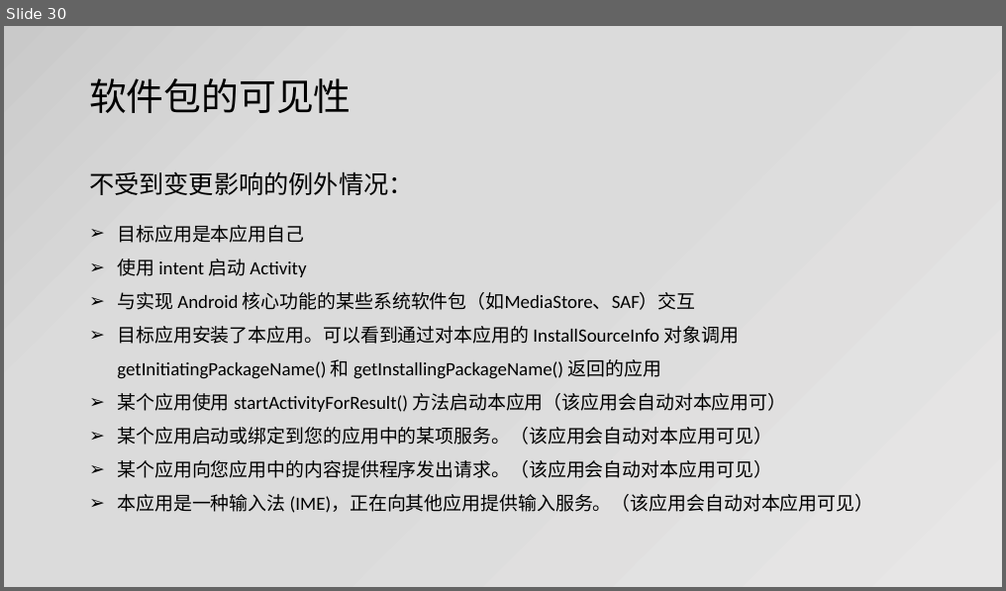
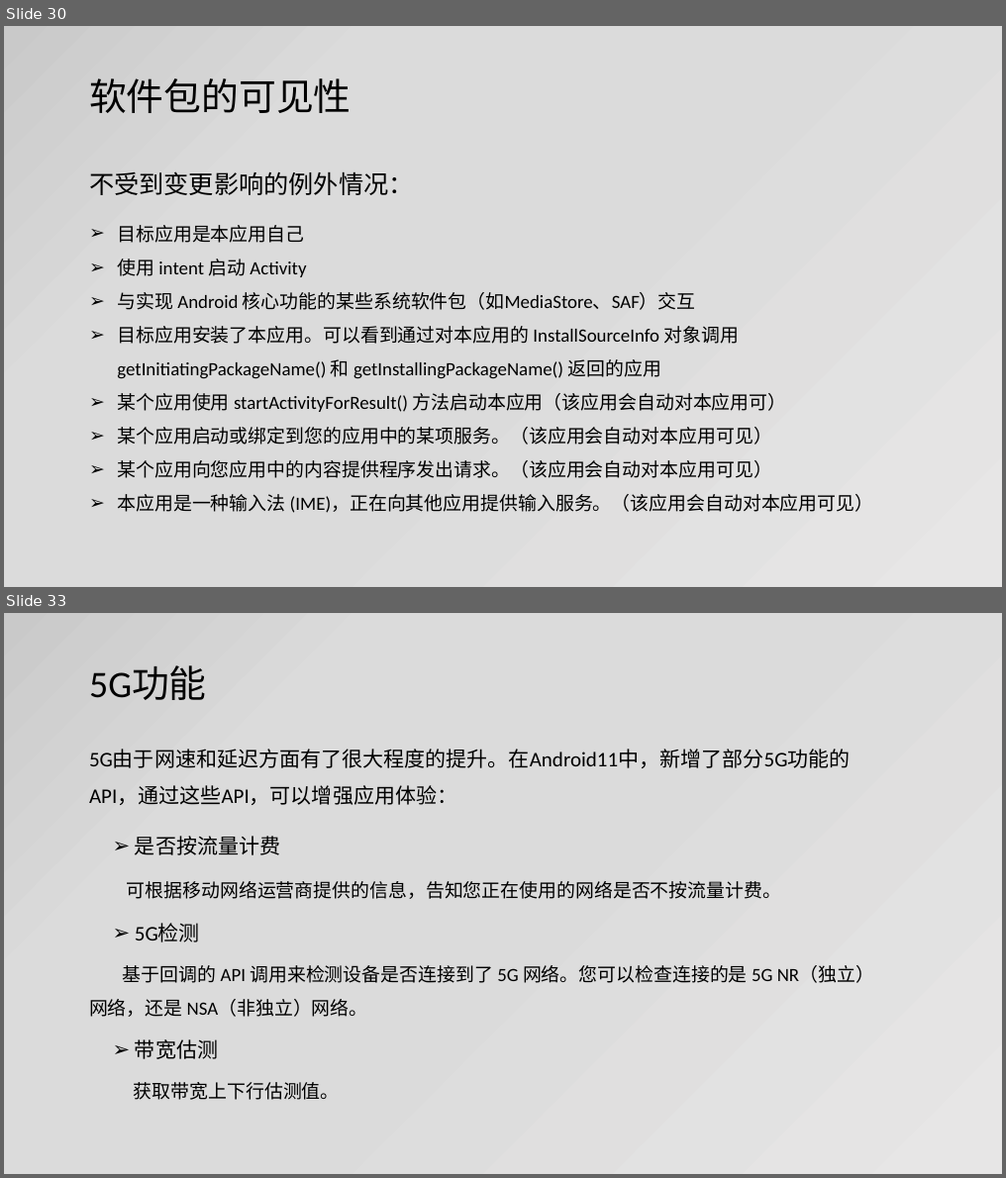
Before and after one commit to jianjunxiao/Adaptation, a slide deck: Android10、11适配.pptx. Shown one above the other, each under a label of ours: slide 30 before the commit, slides 30 and 33 after it; the slides between them are not shown. The pictures are 1006x591 and 1006x1178 pixels, drawn with LibreOffice and Linux fonts; fonts in the diff are those of the drawing. Boxes give left, top, right and bottom in pixels: in the first picture for what was removed or moved away, otherwise in the second. Text is boxed around its words. In the diff, an @@ line names an element or a change of style, - is before the commit and + after.

```diff
--- a/Android10、11适配.pptx
+++ b/Android10、11适配.pptx
@@ slide 33 added at (x1=4, y1=613, x2=1002, y2=1174), background gradient #E7E6E6 to #DBDBDB to #C9C9C9 @@
@@ title added at (x1=89, y1=665, x2=207, y2=700), 36 pt, text #000000 @@
+5G功能
@@ text added at (x1=89, y1=749, x2=874, y2=1100), 18 pt, text #000000 @@
+5G由于网速和延迟方面有了很大程度的提升。在Android11中，新增了部分5G功能的API，通过这些API，可以增强应用体验：
+➢ 是否按流量计费
+可根据移动网络运营商提供的信息，告知您正在使用的网络是否不按流量计费。
+➢ 5G检测
+基于回调的 API 调用来检测设备是否连接到了 5G 网络。您可以检查连接的是 5G NR（独立） 网络，还是 NSA（非独立）网络。
+➢ 带宽估测
+获取带宽上下行估测值。
```
Also in this commit, not shown: 11 slides changed, 7 other slides added, 1 slide removed, 8 other files.
